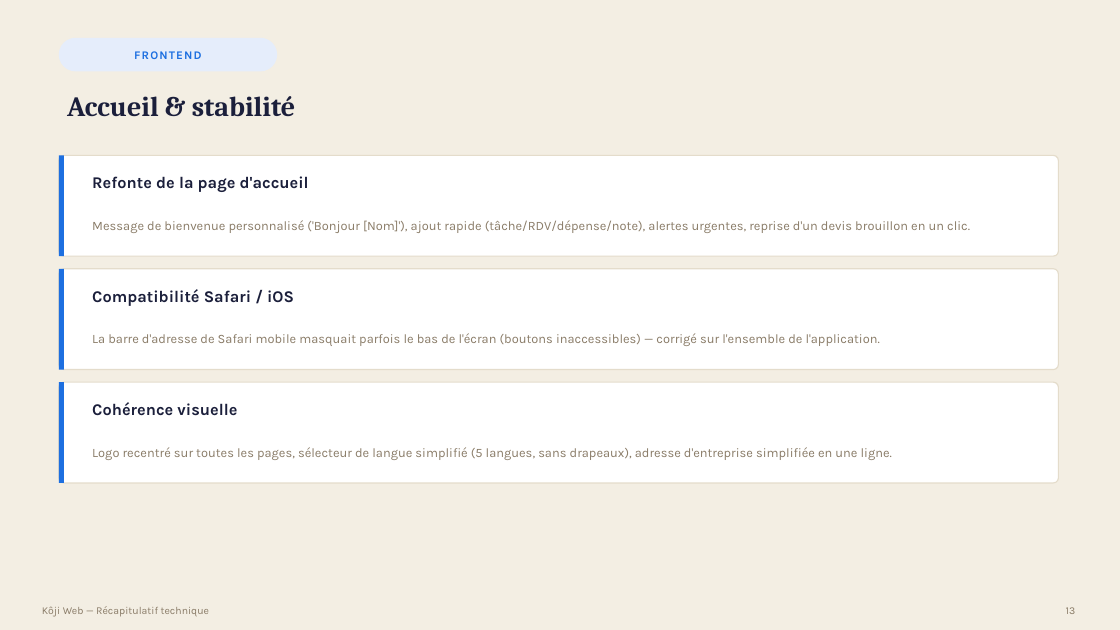
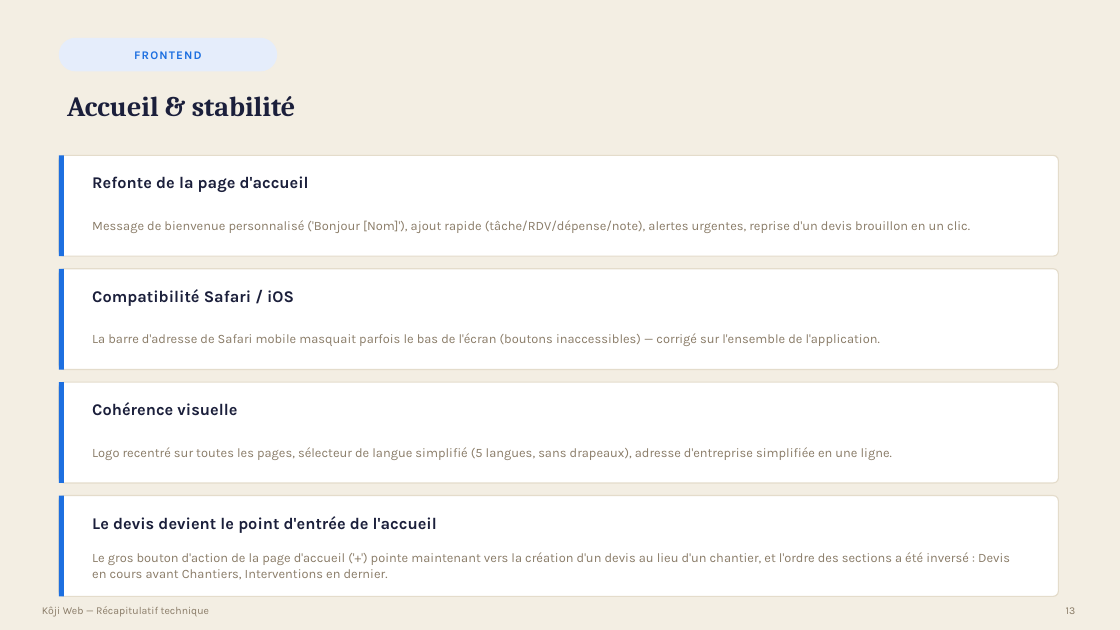
Before and after one commit to bouhouchimira-prog/web-app-Koji, a slide deck: slide 13 of docs/manager-recap/Recap-Koji-Manager.pptx. Drawn at 1120x630 pixels with LibreOffice and Linux fonts; fonts in the diff are those of the drawing. Boxes give left, top, right and bottom in pixels: in the first picture for what was removed or moved away, otherwise in the second. Text is boxed around its words. In the diff, an @@ line names an element or a change of style, - is before the commit and + after.

```diff
--- a/docs/manager-recap/Recap-Koji-Manager.pptx
+++ b/docs/manager-recap/Recap-Koji-Manager.pptx
@@ rounded rectangle added at (59,496,1059,597), fill #FFFFFF, outline #E4DCCB 1 pt @@
@@ rectangle added at (59,496,64,597), fill #1D6FE0 @@
@@ text added at (92,516,437,533), 14 pt, text #1B1F3B, bold @@
+Le devis devient le point d'entrée de l'accueil
@@ text added at (92,552,1010,579), 11 pt, text #8A7C68 @@
+Le gros bouton d'action de la page d'accueil ('+') pointe maintenant vers la création d'un devis au lieu d'un chantier, et l'ordre des sections a été inversé : Devis en cours avant Chantiers, Interventions en dernier.
```
Also in this commit, not shown: 2 other slides changed, 3 other files.
